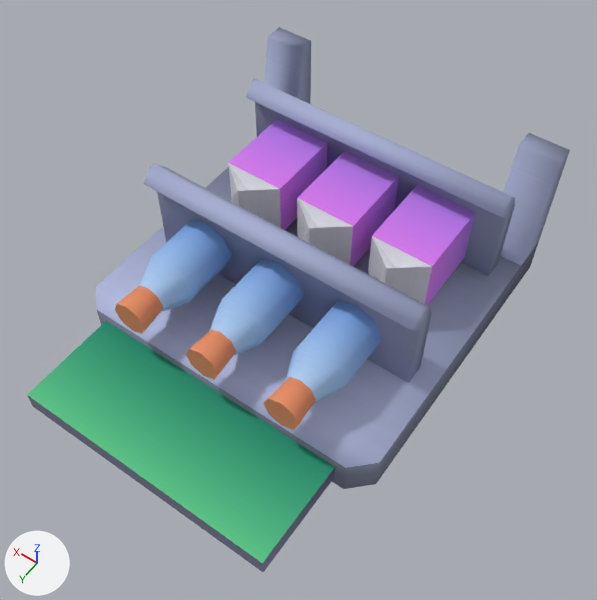
The OBJ model data/scene/shelf-end/shelf-end.obj, before and after one commit.
Before and after are seen from a camera (50 mm lens) standing at (-0.721, 1.484, 1.242) and looking at (-0.049, 0.544, -0.236). Every picture has the same lights, and +X, +Y and +Z are marked at lower left. The first picture is the older version. Where no turn or scale is listed for an object, it has been applied to the vertices.

The first picture shows 'shelf-end'.
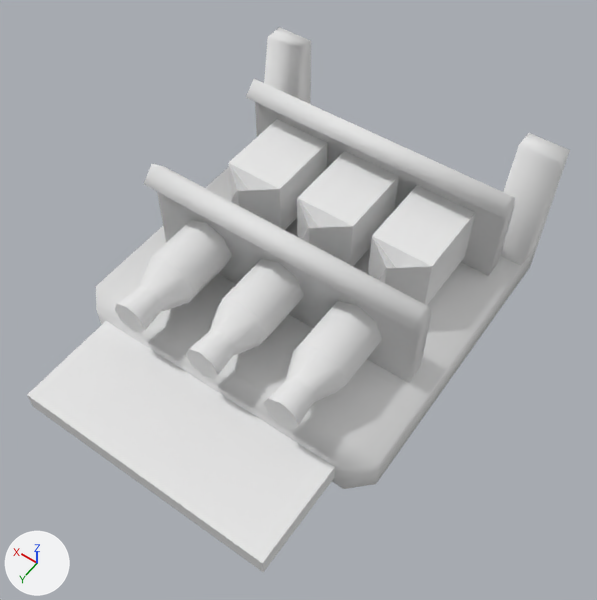
Where the change shows, as pixel boxes [x1, y1, x2, y2] in the pictures (597 x 600 px):
'shelf-end', recoloured (blue to white)
    both: [27, 27, 570, 572]

Edits to the bpy script that builds the scene:
```text
Add mat_colormap_023:
    mat_colormap_023 = principled_material('colormap.023')
    mat_colormap_023.base_color = (0.8, 0.8, 0.8)  # white #e7e7e7
    mat_colormap_023.roughness = 1.0
Change me_shelf_end:
    where me_shelf_end.from_pydata(...)  # 206 vertices, 350 faces; spans x -0.4..0.4, y 0.0..1.05, z -0.401..-0.001
    remove me_shelf_end.materials.append(mat_colormap_013)  # picture img_colormap_png
    add me_shelf_end.materials.append(mat_colormap_023)  # white #e7e7e7
```
